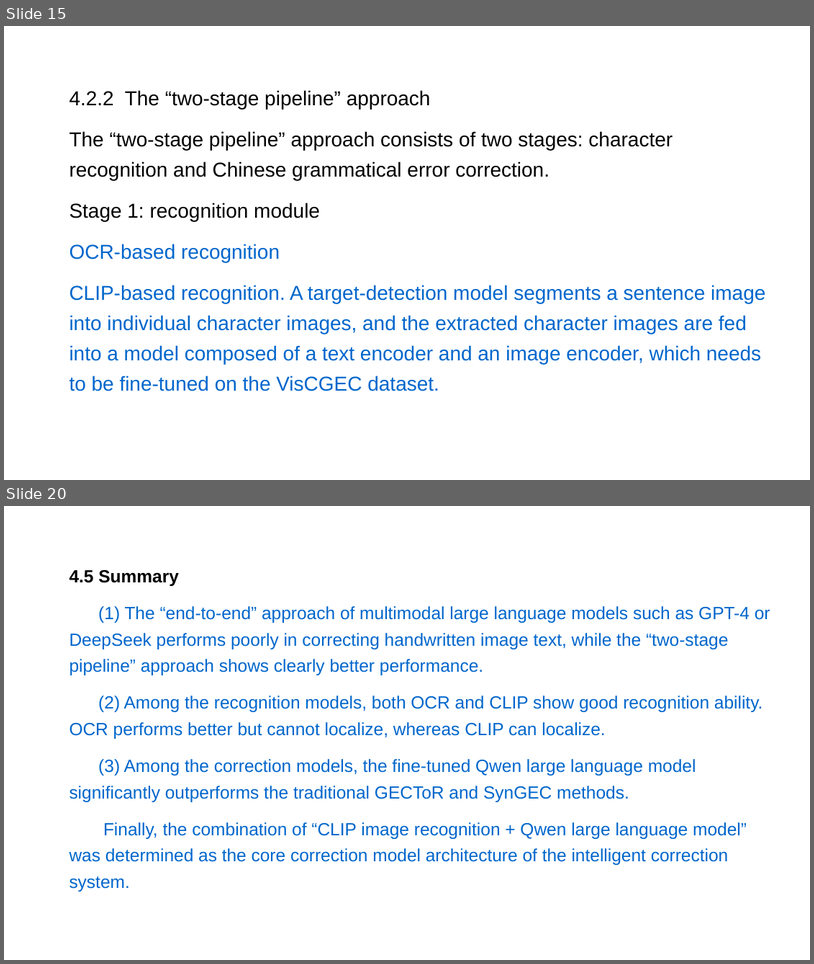
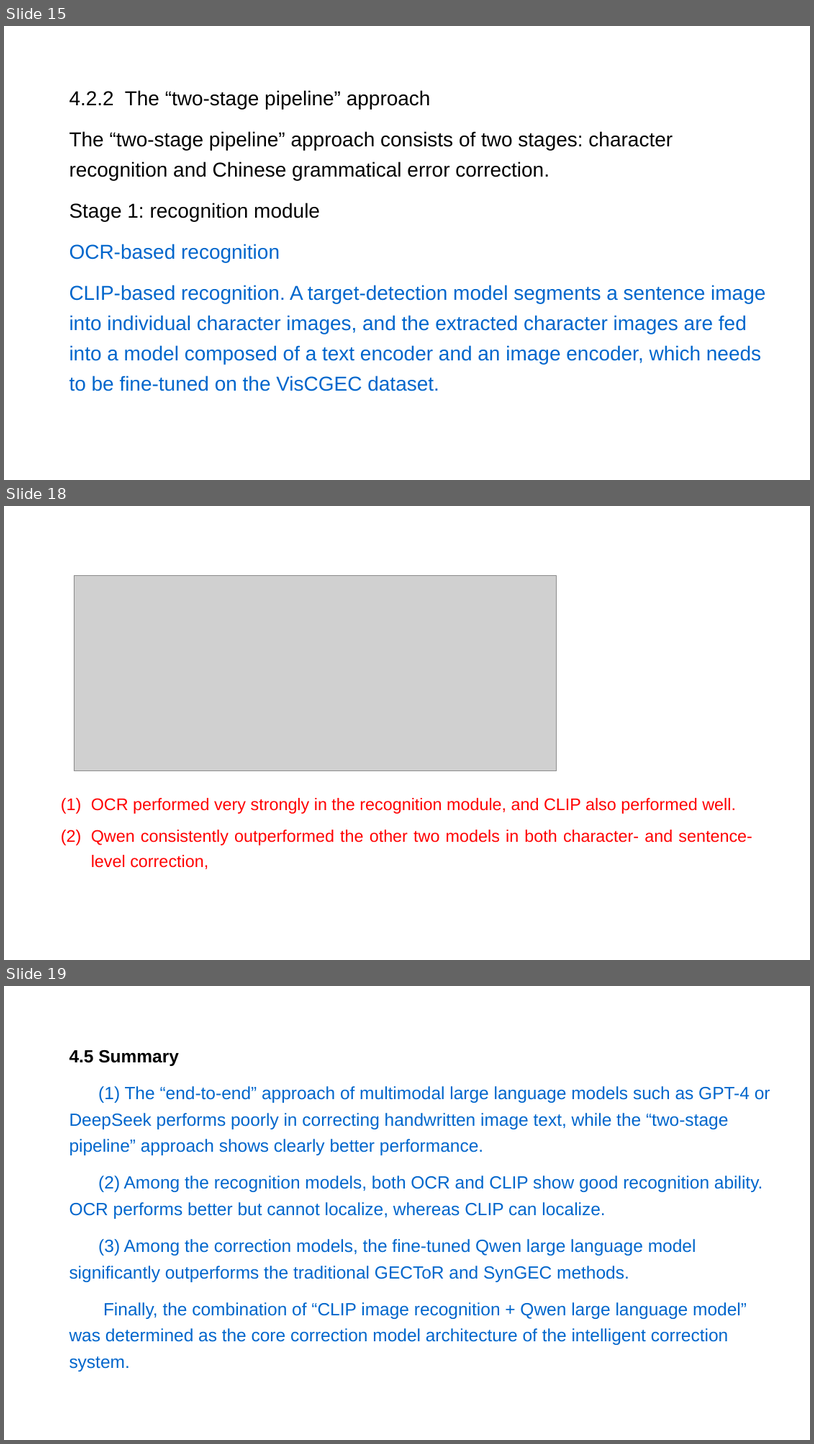
Before and after one commit to xiaoAugenstern/Multi-LLL-2026, a slide deck: assets/presentations/multilll-07-dan-yuan-essay-correction.pptx. Shown one above the other, each under a label of ours: slides 15 and 20 before the commit, slides 15, 18 and 19 after it; the slides between them are not shown. The pictures are 814x964 and 814x1444 pixels, drawn with LibreOffice and Linux fonts; fonts in the diff are those of the drawing; grey boxes stand for pictures; background and template pictures are left out. Boxes give left, top, right and bottom in pixels: in the first picture for what was removed or moved away, otherwise in the second. Text is boxed around its words. In the diff, an @@ line names an element or a change of style, - is before the commit and + after.

```diff
--- a/assets/presentations/multilll-07-dan-yuan-essay-correction.pptx
+++ b/assets/presentations/multilll-07-dan-yuan-essay-correction.pptx
@@ slide 18 added at <box>4,506,810,960</box>, background picture (left out) @@
@@ picture added at <box>74,576,556,771</box> @@
@@ text added at <box>91,798,753,869</box>, 20 pt, text #FF0000 @@
+(1) OCR performed very strongly in the recognition module, and CLIP also performed well.
+(2) Qwen consistently outperformed the other two models in both character- and sentence-level correction,
@@ what was slide 20 is now slide 19 @@
```
Also in this commit, not shown: 7 slides changed, 2 slides removed, 2 other files.
